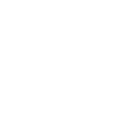
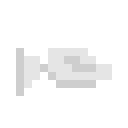
Revision of a layered w=128, h=128 image; what changed, layer by layer:
painted on "Layer 1" over left=16, top=48, right=112, bottom=96
